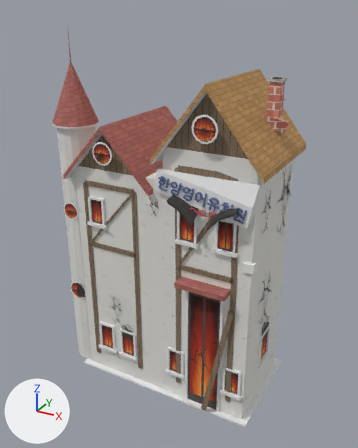
A saved change to the FBX model Assets/Art/Buildings/Story03_한양영어유치원_화남.fbx.
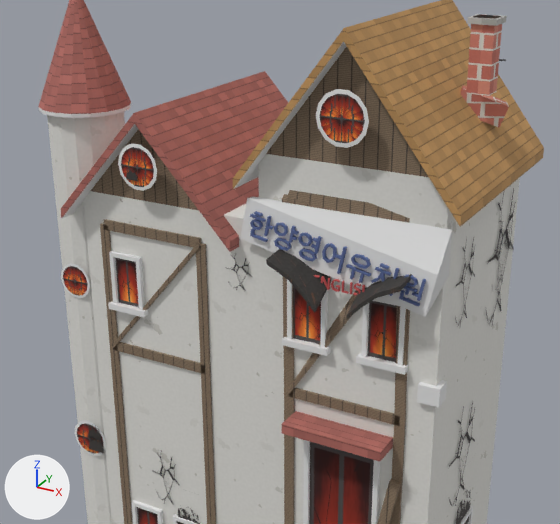
There are two pictures of each version: one whole from a 50 mm camera at (37.2, -65.5, 60.7) aimed at (1.4, -0.4, 28.1), one close up on the part from 9% to 88% of the width and 16% to 74% of the height. Lighting does not change. The marker at lower left points along +X, +Y and +Z. The last two pictures show the newer version. Vertices at exactly the same position are counted once.

In view in the first close-up: 'Story03_한양영어유치원_화남'.
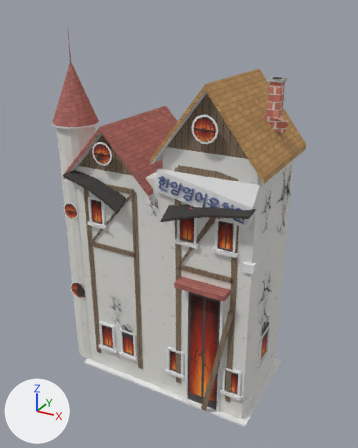
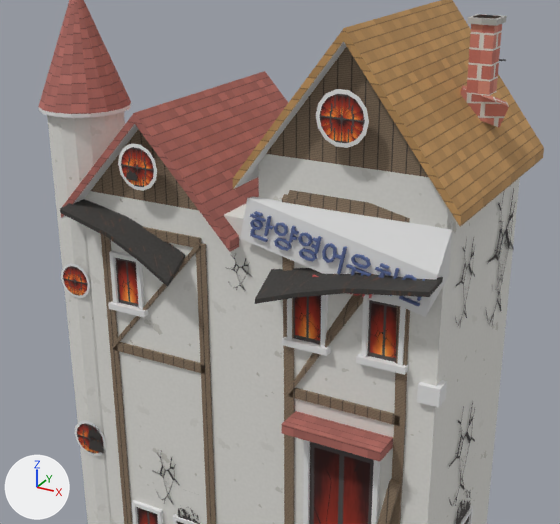
Edits to the scene script, one JSON object a line:
```json
{"block": "me_story03_한양영어유치원_화남", "where": "me_story03_한양영어유치원_화남.from_pydata(...)  # 1576 vertices, 1298 faces; spans x -1.6..1.61, y -0.92..0.82, z 0.0..5.15"}
{"block": "me_story03_한양영어유치원_화남", "where": "# used by ob_story03_한양영어유치원_화남; location = (0.0, 0.0, 0.0); scale = (11.4, 11.4, 11.4)"}
{"block": "me_story03_한양영어유치원_화남", "where": "# before: 1472 (0.44, -0.92, 3.15) at pixel (266, 264), 1473 (0.59, -0.92, 3.08) at pixel (288, 279), 1474 (0.59, -0.71, 3.13), 1475 (0.44, -0.71, 3.18), 1476 (0.44, -0.92, 3.18) at pixel (266, 259)"}
{"block": "me_story03_한양영어유치원_화남", "where": "# before: 1477 (0.59, -0.92, 3.11) at pixel (288, 275), 1478 (0.59, -0.71, 3.16), 1479 (0.44, -0.71, 3.21), 1480 (0.69, -0.92, 2.99) at pixel (302, 296), 1481 (0.69, -0.71, 3.08)"}
{"block": "me_story03_한양영어유치원_화남", "where": "# before: 1482 (0.69, -0.92, 3.02) at pixel (302, 292), 1483 (0.69, -0.71, 3.11), 1484 (0.77, -0.92, 2.9) at pixel (314, 313), 1485 (0.77, -0.71, 3.03) at pixel (330, 282), 1486 (0.77, -0.92, 2.93) at pixel (314, 308)"}
{"block": "me_story03_한양영어유치원_화남", "where": "# before: 1487 (0.77, -0.71, 3.06) at pixel (330, 277)"}
{"block": "me_story03_한양영어유치원_화남", "change": "me_story03_한양영어유치원_화남 part 1: the loose piece of 16 vertices spanning x 0.98..1.32, y -0.92..-0.71, z 2.9..3.21 is scaled about its middle by (3.42, 1, 1.1), then moved by (-0.23, 0.0, -0.02)"}
{"block": "me_story03_한양영어유치원_화남", "change": "me_story03_한양영어유치원_화남 part 2"}
{"op": "add", "block": "me_story03_한양영어유치원_화남", "code": "for i in [1472, 1475, 1476, 1479]: me_story03_한양영어유치원_화남.vertices[i].co += Vector((-1.61, 0.0, 0.07))"}
{"op": "add", "block": "me_story03_한양영어유치원_화남", "code": "for i in [1473, 1474, 1477, 1478]: me_story03_한양영어유치원_화남.vertices[i].co += Vector((-1.37, 0.0, 0.04))"}
{"op": "add", "block": "me_story03_한양영어유치원_화남", "code": "for i in [*range(1480, 1484)]: me_story03_한양영어유치원_화남.vertices[i].co += Vector((-1.21, 0.0, 0.0))"}
{"op": "add", "block": "me_story03_한양영어유치원_화남", "code": "for i in [*range(1484, 1488)]: me_story03_한양영어유치원_화남.vertices[i].co += Vector((-1.08, 0.0, -0.04))"}
```

Pixel boxes (x1, y1, x2, y2) of what changed, in the close-ups (560 x 524 px; the box of a moved part takes in the faces that stretch with it):
```json
{"part": 1, "of": "me_story03_한양영어유치원_화남", "change": "moved or reshaped", "before": [346, 274, 412, 320], "after": [255, 268, 443, 304]}
{"part": 2, "of": "me_story03_한양영어유치원_화남", "change": "moved or reshaped", "before": [266, 249, 331, 313], "after": [60, 199, 185, 287]}
```
